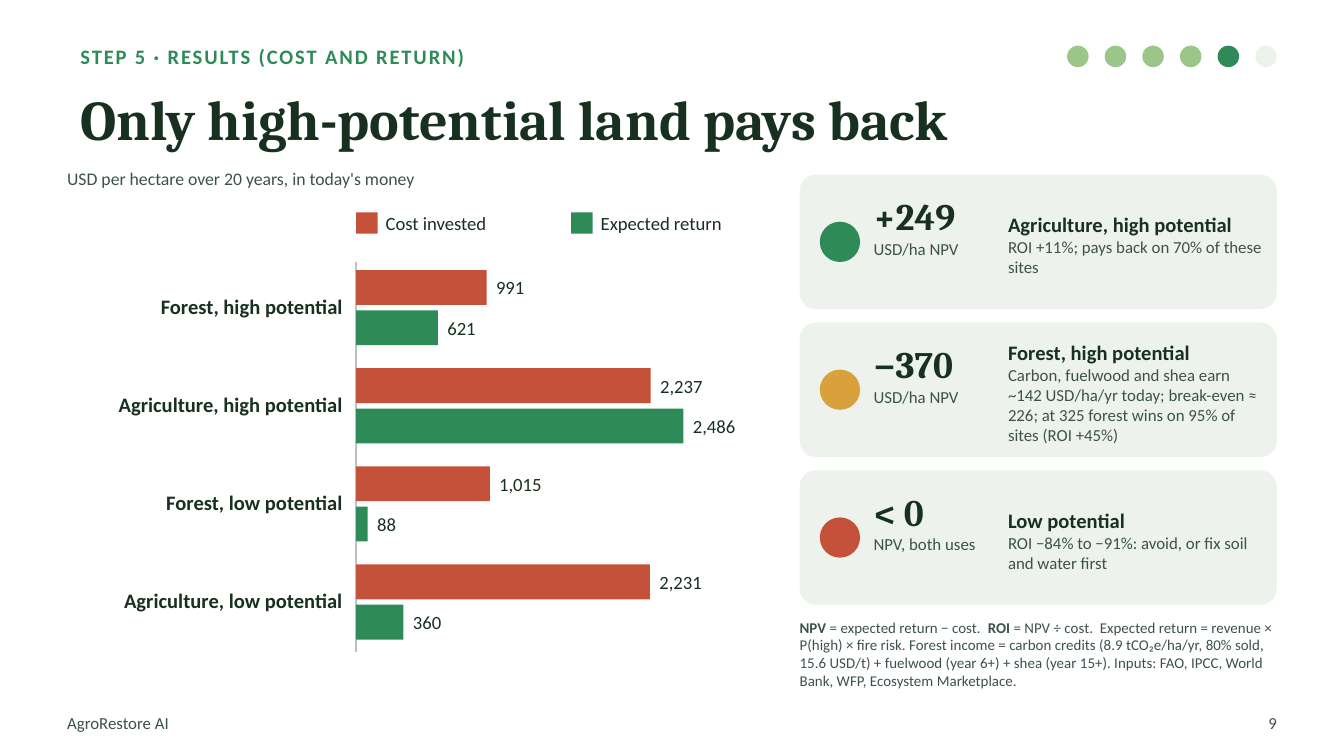
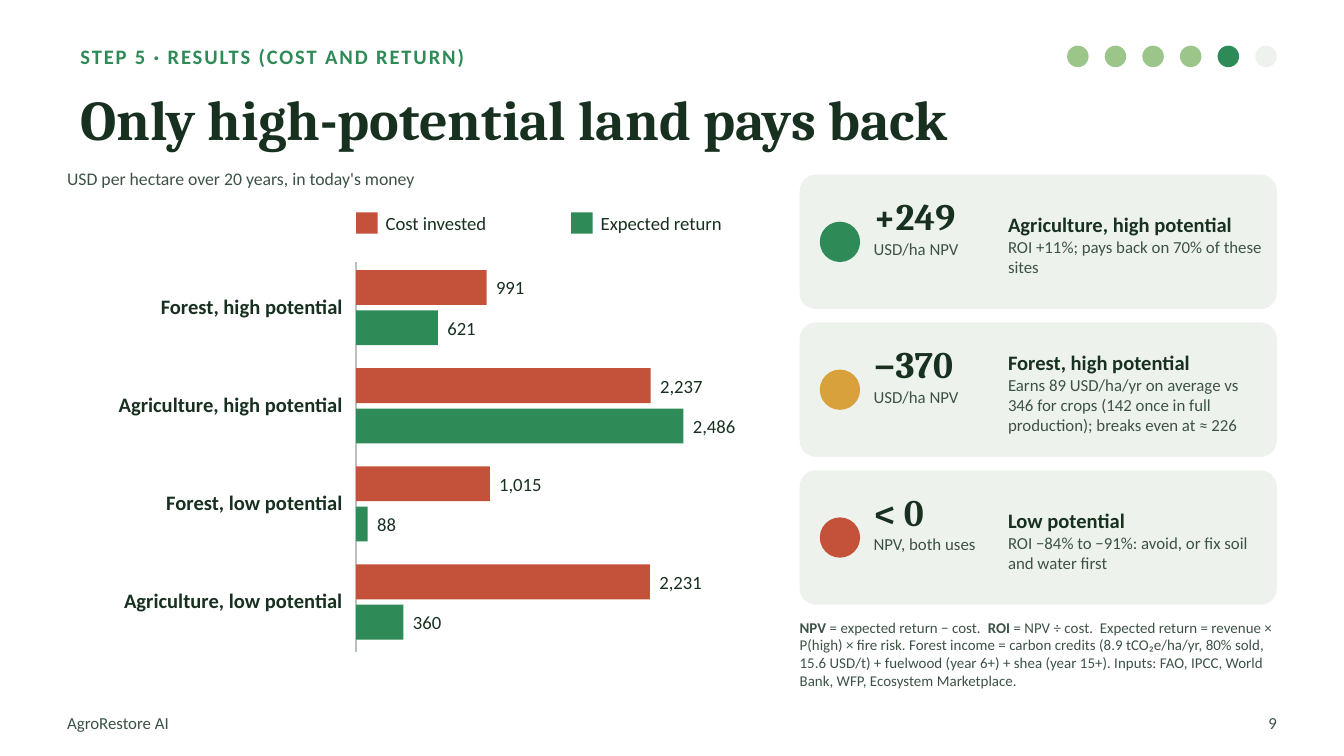
Before and after one commit to TypsonRS/ds-capstoneKSD, a slide deck: slide 9 of PROJECT_DATA_SCIENCE/presentation/AgroRestoreAI_DemoDay.pptx. Drawn at 1344x756 pixels with LibreOffice and Linux fonts; fonts in the diff are those of the drawing. Boxes give left, top, right and bottom in pixels: in the first picture for what was removed or moved away, otherwise in the second. Text is boxed around its words. In the diff, an @@ line names an element or a change of style, - is before the commit and + after.

```diff
--- a/PROJECT_DATA_SCIENCE/presentation/AgroRestoreAI_DemoDay.pptx
+++ b/PROJECT_DATA_SCIENCE/presentation/AgroRestoreAI_DemoDay.pptx
@@ text at (1008,379,1238,434): text changed @@
-Carbon, fuelwood and shea earn ~142 USD/ha/yr today; break-even ≈ 226; at 325 forest wins on 95% of sites (ROI +45%)
+Earns 89 USD/ha/yr on average vs 346 for crops (142 once in full production); breaks even at ≈ 226
```
Also in this commit, not shown: 1 other slide changed, 1 other file.
